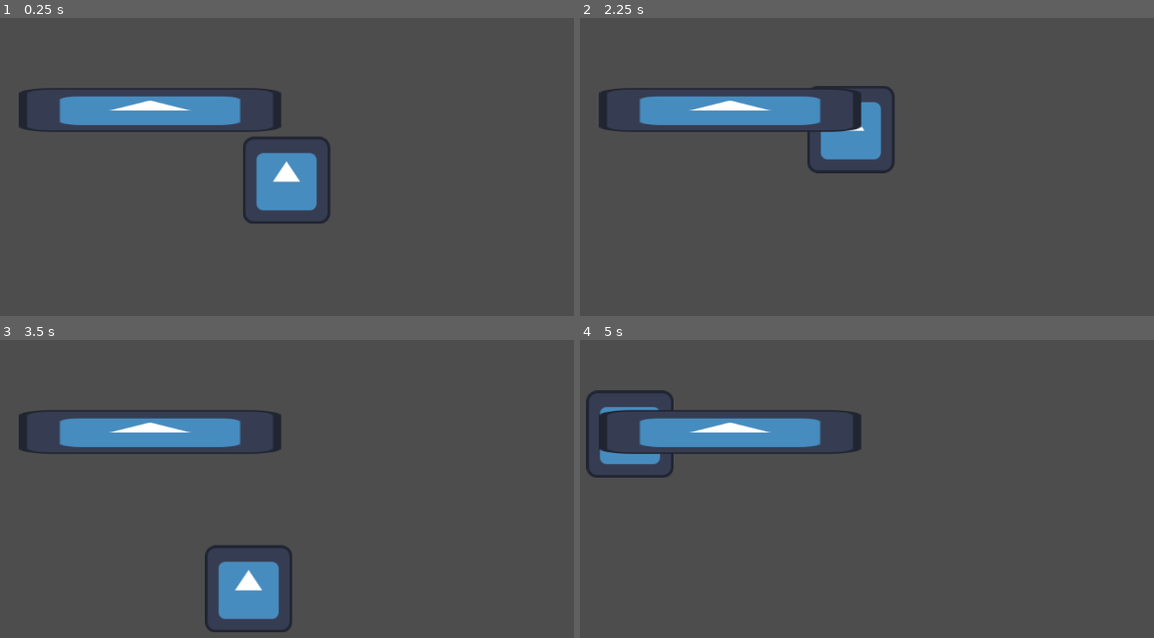
Above: before the commit, frames 1-4 (two rows, left to right).
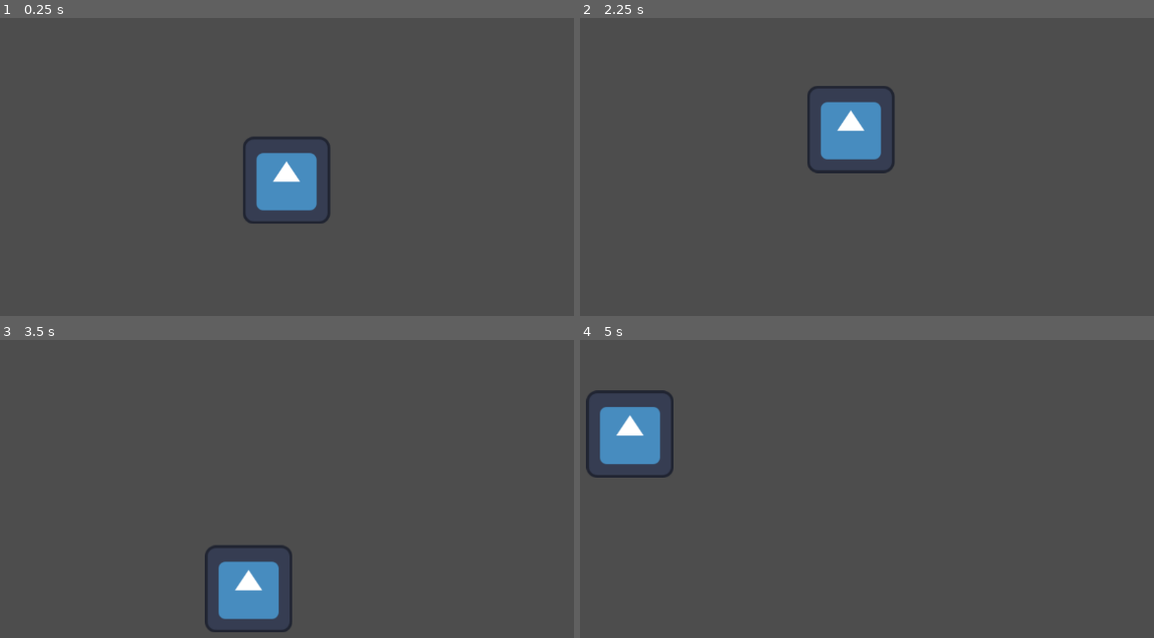
Above: after the commit, the same moments.

Repository: maa8938/DuckGun
Game: Godot game, scene res://main.tscn
Two runs of this game, one before a commit and one after it. Both use one fixed random seed, a clock stepped at 60 frames per second and the inputs below. The engine's default icon, where the game draws it, is replaced by a stand-in: a white triangle on a blue panel in a dark square.
Inputs (mouse positions are in pixels of both pictures, inside the frame that each line leads up to):
- Up to frame 1 (0.25 s): no input
- Up to frame 2 (2.25 s): tap Enter at 0.5, 2 s; move the mouse to (1039, 158) at 0.52 s; tap Space at 1.25 s; move the mouse to (712, 199) at 1.27 s; move the mouse to (947, 80) at 2.02 s
- Up to frame 3 (3.5 s): tap Space at 2.75 s; move the mouse to (246, 590) at 2.77 s
- Up to frame 4 (5 s): tap Enter at 3.5 s; move the mouse to (1102, 566) at 3.52 s; tap Space at 4.25 s; move the mouse to (631, 435) at 4.27 s

The runs differ from the first frame. In frame 1, 4.1% of the frame differs, in the area x 3-50%, y 23-39%; in frame 2, 4.5%; in frame 3, 4.1%; in frame 4, 4.7%.

Commit message:
Revert "wall init"
This reverts commit 1ff622a97da5b5d0ad2badea3de32310fc392099.

Diff:
--- a/main.tscn
+++ b/main.tscn
@@ -1,12 +1,8 @@
-[gd_scene load_steps=3 format=3 uid="uid://n8haxwv1tojy"]
+[gd_scene load_steps=2 format=3 uid="uid://n8haxwv1tojy"]
 
 [ext_resource type="PackedScene" uid="uid://cchdgno8ahqom" path="res://Duck.tscn" id="1_66mkc"]
-[ext_resource type="PackedScene" uid="uid://caaosrdb452yk" path="res://wall.tscn" id="2_0xm2m"]
 
 [node name="Main" type="Node2D"]
 
 [node name="Duck" parent="." instance=ExtResource("1_66mkc")]
 position = Vector2(461, 449)
-
-[node name="Wall" parent="." instance=ExtResource("2_0xm2m")]
-position = Vector2(264, 235)
--- a/wall.tscn
+++ /dev/null
@@ -1,20 +0,0 @@
-[gd_scene load_steps=3 format=3 uid="uid://caaosrdb452yk"]
-
-[ext_resource type="Texture2D" uid="uid://dtgdfhpmnrjem" path="res://icon.svg" id="1_xxgf6"]
-
-[sub_resource type="RectangleShape2D" id="RectangleShape2D_y4f30"]
-size = Vector2(126.667, 120)
-
-[node name="Wall" type="Node2D"]
-
-[node name="Sprite2D" type="Sprite2D" parent="."]
-position = Vector2(110, -12)
-scale = Vector2(3, 0.5)
-texture = ExtResource("1_xxgf6")
-
-[node name="Area2D" type="Area2D" parent="."]
-
-[node name="CollisionShape2D" type="CollisionShape2D" parent="Area2D"]
-position = Vector2(110, -12)
-scale = Vector2(3, 0.5)
-shape = SubResource("RectangleShape2D_y4f30")
